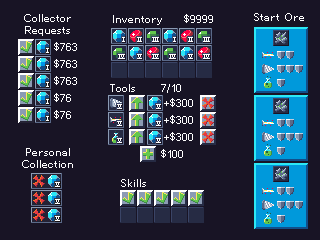
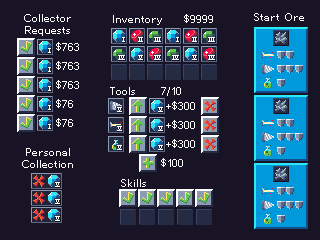
Layered file, before and after one edit (320 x 240). Changes by layer:
painted on "collectors icons" over 17, 38, 79, 132
painted on "tools" over 108, 84, 219, 172
painted on "quickbar" over 119, 189, 213, 225
painted on "inventory" over 111, 28, 217, 80
